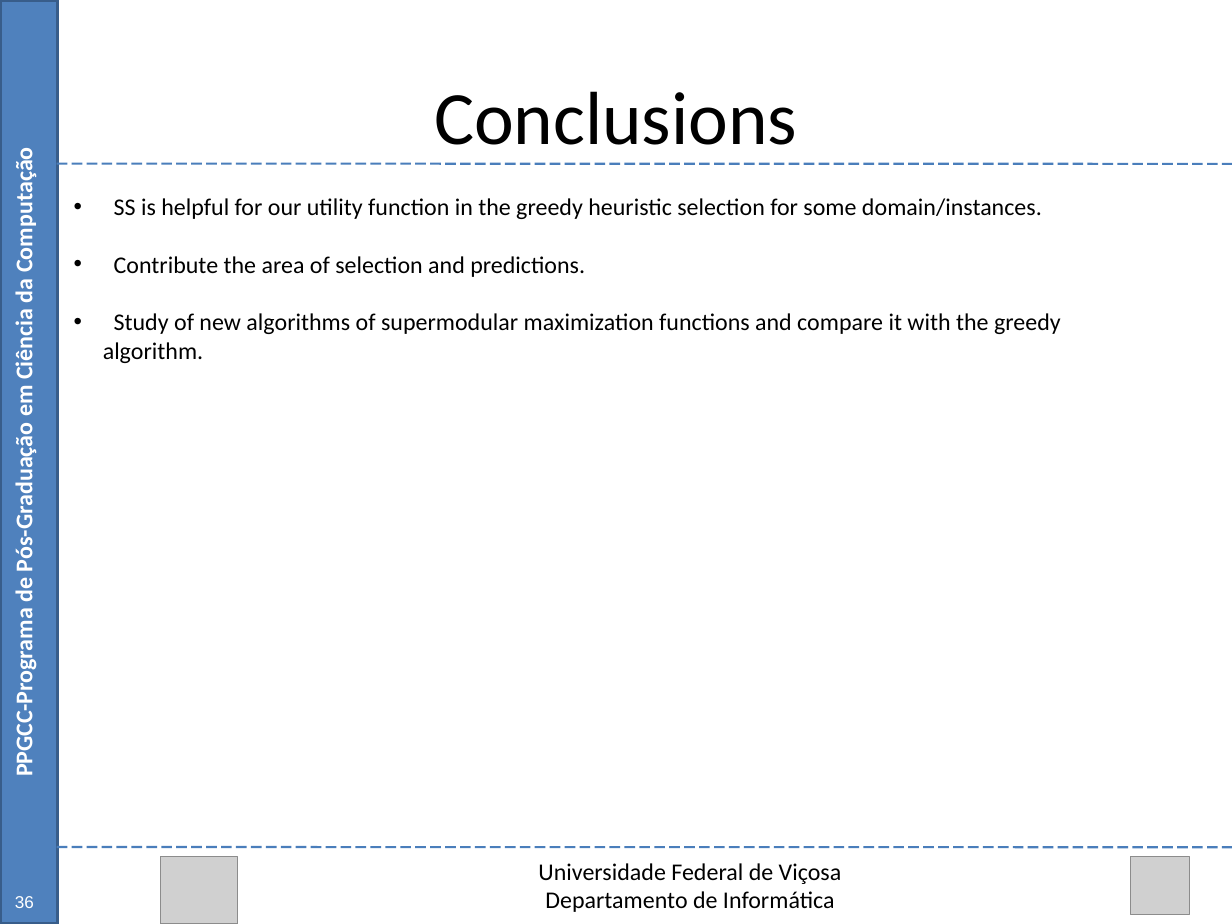
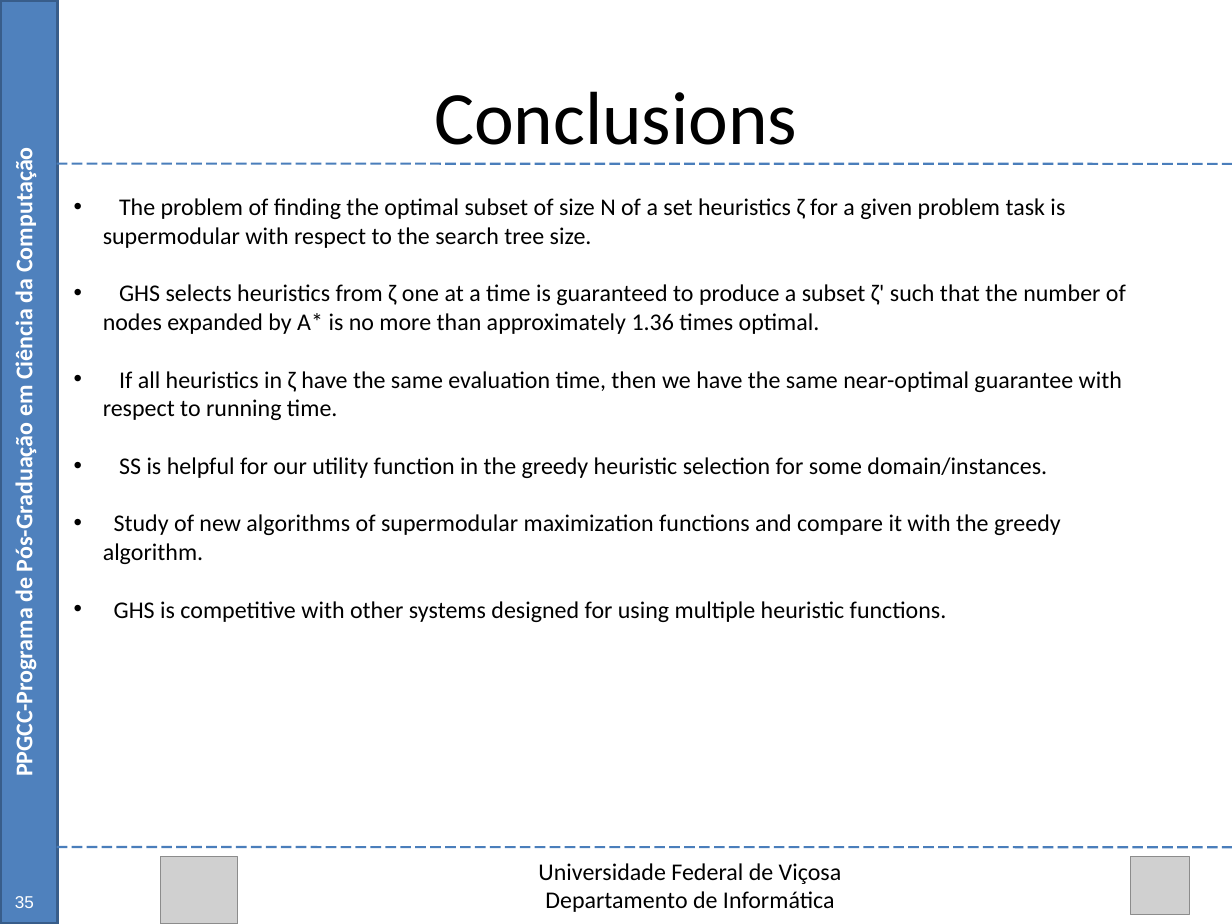
Before and after one commit to Marvinsky/research-marvin, a slide deck: slide 51 of latex/odp/selection heuristics.odp (slide 52 before the commit). Drawn at 1232x924 pixels with LibreOffice and Linux fonts; fonts in the diff are those of the drawing; grey boxes stand for pictures. Boxes give left, top, right and bottom in pixels: in the first picture for what was removed or moved away, otherwise in the second. Text is boxed around its words. In the diff, an @@ line names an element or a change of style, - is before the commit and + after.

```diff
--- a/latex/odp/selection heuristics.odp
+++ b/latex/odp/selection heuristics.odp
@@ text at box(103, 198, 1126, 420): paragraphs added @@
+• The problem of finding the optimal subset of size N of a set heuristics ζ for a given problem task is supermodular with respect to the search tree size.
+• GHS selects heuristics from ζ one at a time is guaranteed to produce a subset ζ' such that the number of nodes expanded by A* is no more than approximately 1.36 times optimal.
+• If all heuristics in ζ have the same evaluation time, then we have the same near-optimal guarantee with respect to running time.
@@ text at box(114, 256, 585, 277): paragraph removed @@
-• Contribute the area of selection and predictions.
@@ text at box(114, 601, 947, 622): paragraph added @@
+• GHS is competitive with other systems designed for using multiple heuristic functions.
@@ text at box(15, 896, 34, 908): text changed @@
-36
+35
```
Also in this commit, not shown: 4 other slides changed, 1 slide removed, 45 other files.
